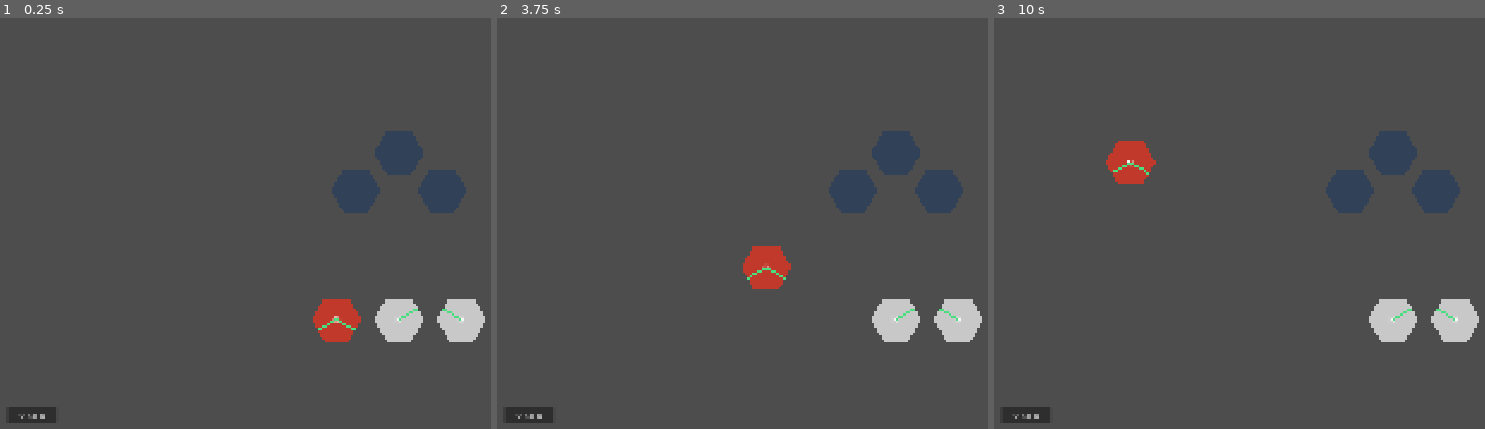
Above: before the commit, frames 1-3 (left to right).
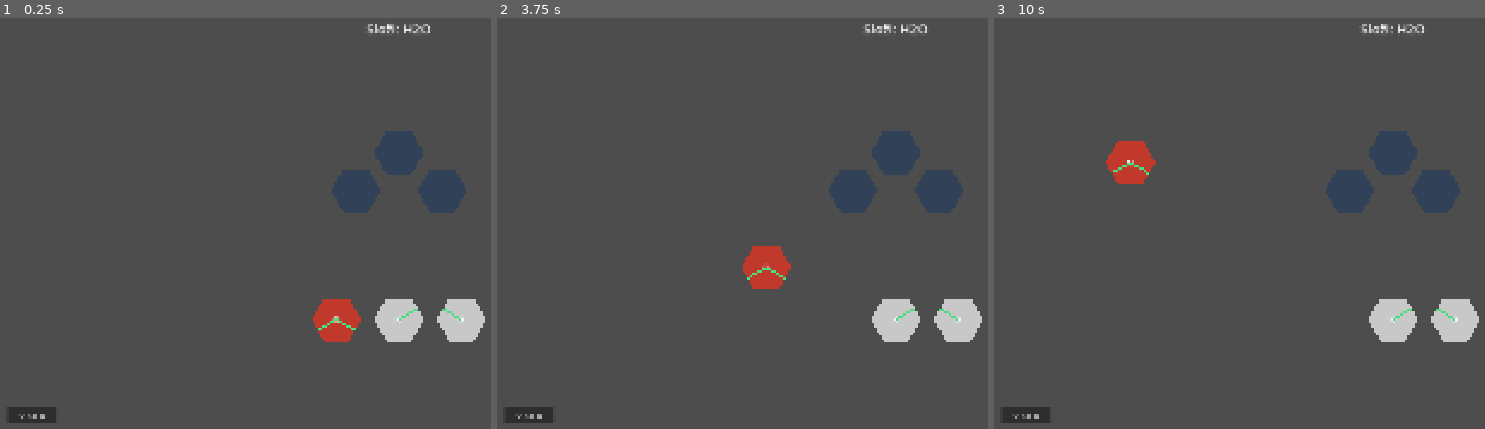
Above: after the commit, the same moments.

Repository: CobaltHorrific/festival_nauke
Game: Godot game, scene res://scenes/Main.tscn
Two runs of this game, one before a commit and one after it. Both use one fixed random seed, a clock stepped at 60 frames per second and the inputs below.
Inputs (mouse positions are in pixels of both pictures, inside the frame that each line leads up to):
- Up to frame 1 (0.25 s): no input
- Up to frame 2 (3.75 s): tap Enter at 0.5 s; move the mouse to (outside the picture) at 0.52 s; click (outside the picture) at 0.67 s; click "↺ Reset" at 1.25 s; drag from (737, 256) to (835, 318) at 2.02 s; move the mouse to (978, 133) at 2.77 s; click (978, 133) at 2.92 s; drag from (855, 322) to (654, 165) at 3.52 s
- Up to frame 3 (10 s): move the mouse to (outside the picture) at 4.27 s; click (outside the picture) at 4.42 s; drag from (1151, 165) to (1332, 318) at 5.02 s; move the mouse to (1430, 231) at 5.77 s; click (1430, 231) at 5.92 s; drag from (1273, 120) to (1234, 256) at 6.52 s; move the mouse to (outside the picture) at 7.27 s; click (outside the picture) at 7.42 s; drag from (1234, 256) to (1391, 318) at 8.02 s; move the mouse to (1475, 133) at 8.77 s; click (1475, 133) at 8.92 s; drag from (1352, 322) to (1151, 165) at 9.52 s

The runs differ from the first frame. In frame 1, 0.2% of the frame differs, in the area x 74-88%, y 1-4%; in frame 2, 0.2%; in frame 3, 0.2%.

Commit message:
feat: level name label on screen

Diff:
--- a/festival-nauke/scenes/UI.tscn
+++ b/festival-nauke/scenes/UI.tscn
@@ -82,3 +82,9 @@
 offset_bottom = -1119.0
 grow_vertical = 0
 text = "↺ Reset"
+
+[node name="LevelLabel" type="Label" parent="." unique_id=931621853]
+offset_right = 40.0
+offset_bottom = 23.0
+theme_override_font_sizes/font_size = 32
+text = "Složi: H2O"
--- a/festival-nauke/scripts/Main.gd
+++ b/festival-nauke/scripts/Main.gd
@@ -38,6 +38,7 @@
 		push_error("Level nije ucitan.")
 		return
 	print("Ucitan level: ", current_level.get("name", "?"))
+	ui.set_level_label(current_level.get("molecule", ""))
 	_spawn_slots()
 	_spawn_tiles()
 
--- a/festival-nauke/scripts/UI.gd
+++ b/festival-nauke/scripts/UI.gd
@@ -5,6 +5,7 @@
 @onready var hint_label = $WinScreen/HintLabel
 @onready var next_button = $WinScreen/NextButton
 @onready var reset_button = $ResetButton
+@onready var level_label = $LevelLabel
 
 signal next_level_pressed
 signal reset_pressed
@@ -14,10 +15,12 @@
 	next_button.pressed.connect(_on_next_pressed)
 	reset_button.pressed.connect(_on_reset_pressed)
 
-	# Postavi reset dugme u donji levi ugao kroz kod
 	var vp := get_viewport().get_visible_rect().size
 	reset_button.position = Vector2(20, vp.y - 120)
 	reset_button.size = Vector2(120, 40)
+	level_label.position = Vector2(vp.x / 2.0 - 150, 30)
+	level_label.size = Vector2(300, 50)
+	level_label.horizontal_alignment = HORIZONTAL_ALIGNMENT_CENTER
 
 func show_win(molecule: String, hint: String) -> void:
 	var vp := get_viewport().get_visible_rect().size
@@ -35,6 +38,9 @@
 	win_screen.visible = false
 	reset_button.visible = true
 
+func set_level_label(molecule: String) -> void:
+	level_label.text = "Složi: " + molecule
+
 func _on_next_pressed() -> void:
 	emit_signal("next_level_pressed")
 
